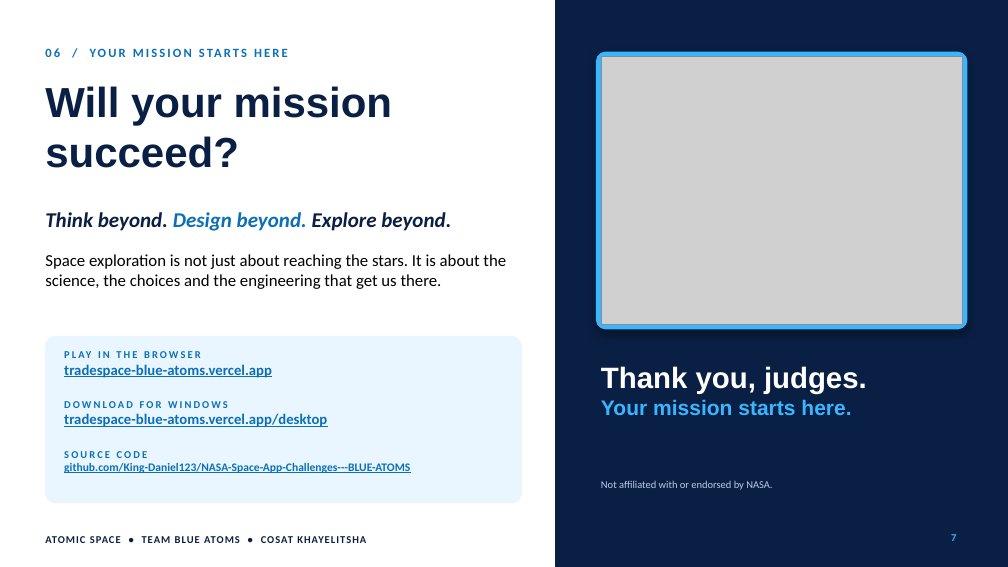
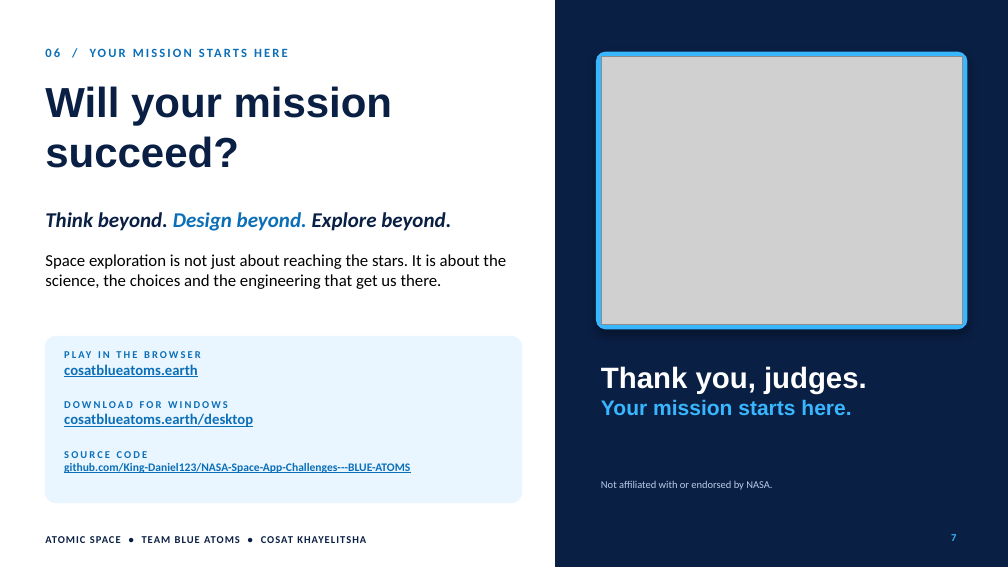
Before and after one commit to King-Daniel123/NASA-Space-App-Challenges---BLUE-ATOMS, a slide deck: slide 7 of public/slides/Atomic_Space_Presentation.pptx. Drawn at 1008x567 pixels with LibreOffice and Linux fonts; fonts in the diff are those of the drawing; grey boxes stand for pictures. Boxes give left, top, right and bottom in pixels: in the first picture for what was removed or moved away, otherwise in the second. Text is boxed around its words. In the diff, an @@ line names an element or a change of style, - is before the commit and + after.

```diff
--- a/public/slides/Atomic_Space_Presentation.pptx
+++ b/public/slides/Atomic_Space_Presentation.pptx
@@ text at (x1=64, y1=364, x2=198, y2=377): text changed @@
-tradespace-blue-atoms.vercel.app
+cosatblueatoms.earth
@@ text at (x1=64, y1=413, x2=253, y2=427): text changed @@
-tradespace-blue-atoms.vercel.app/desktop
+cosatblueatoms.earth/desktop
```
Also in this commit, not shown: 6 other files.
